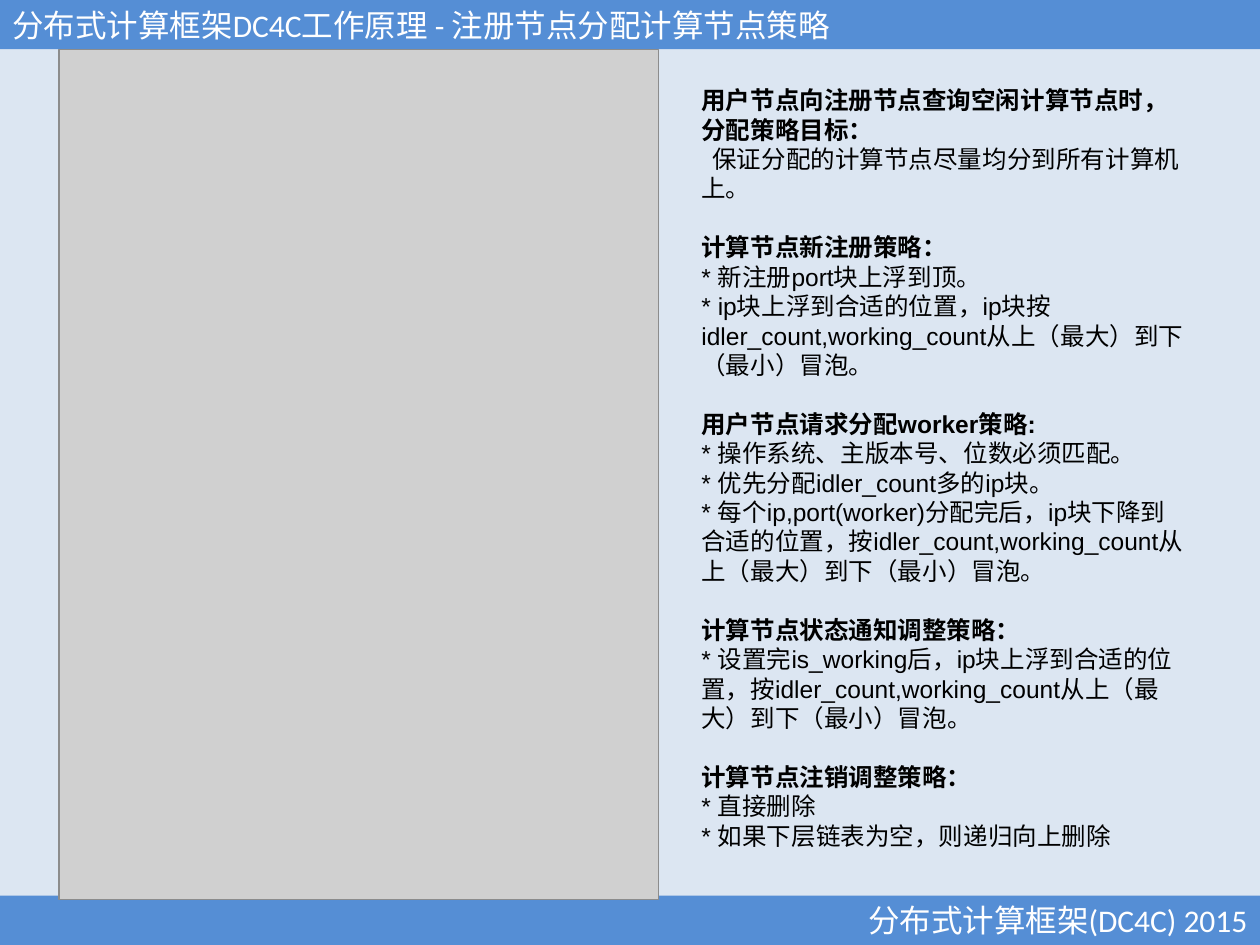
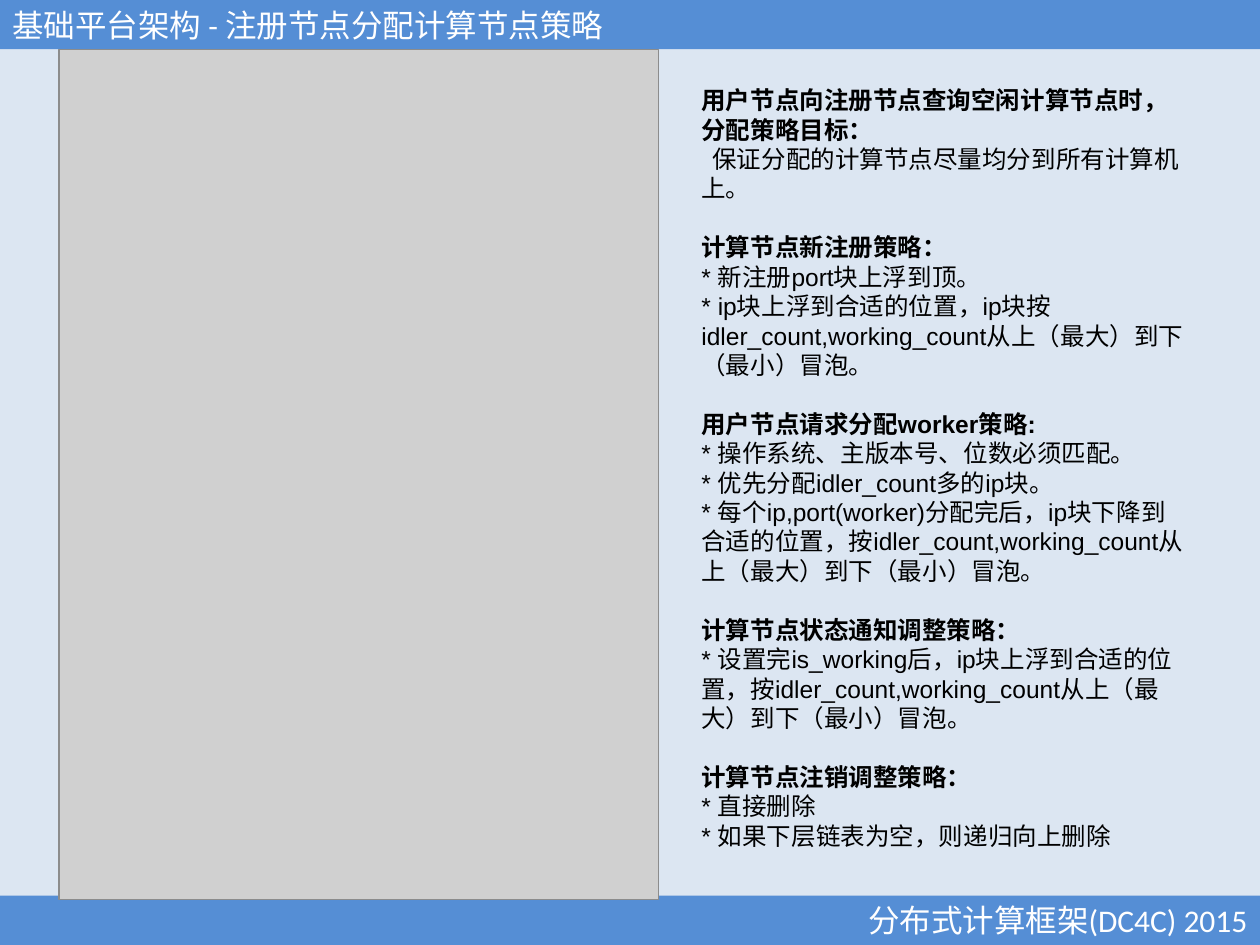
Before and after one commit to xubingyue/dc4c, a slide deck: slide 15 of doc/DC4C.ppt. Drawn at 1260x945 pixels with LibreOffice and Linux fonts; fonts in the diff are those of the drawing; grey boxes stand for pictures. Boxes give left, top, right and bottom in pixels: in the first picture for what was removed or moved away, otherwise in the second. Text is boxed around its words. In the diff, an @@ line names an element or a change of style, - is before the commit and + after.

```diff
--- a/doc/DC4C.ppt
+++ b/doc/DC4C.ppt
@@ text in rectangle at (12, 10, 603, 40): text changed @@
-分布式计算框架DC4C工作原理 - 注册节点分配计算节点策略
+基础平台架构 - 注册节点分配计算节点策略
```
Also in this commit, not shown: 13 other slides changed, 4 slides added, 41 other files.
